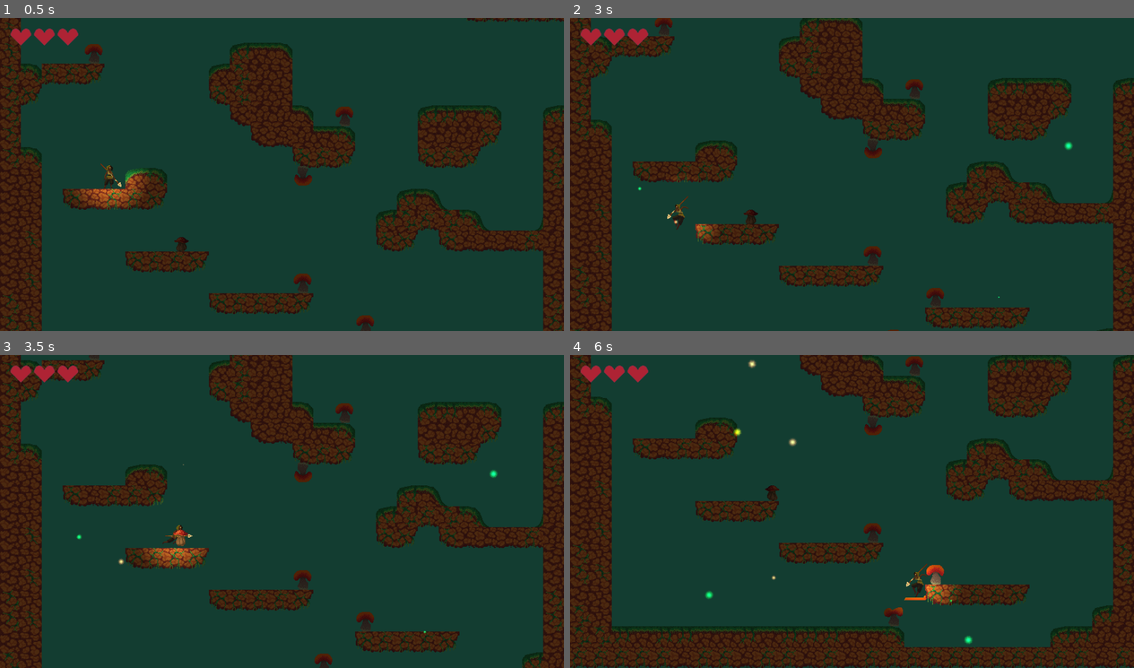
Above: before the commit, frames 1-4 (two rows, left to right).
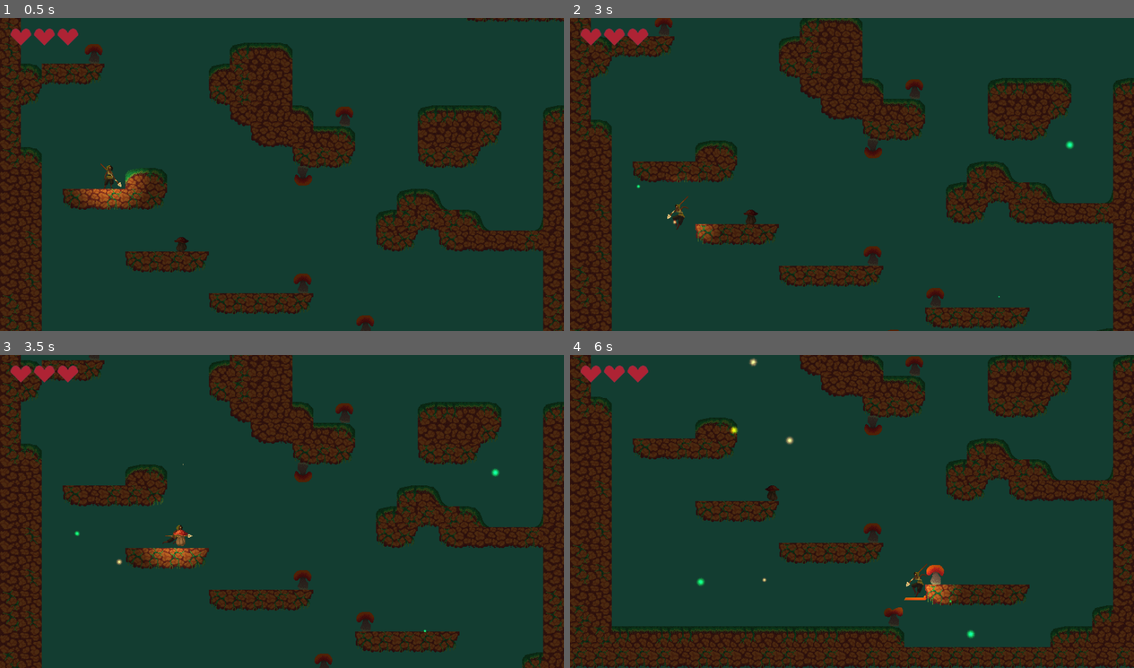
Above: after the commit, the same moments.

Repository: lemilonkh/GameOff23
Game: Godot game, scene res://scenes/main.tscn
Two runs of this game, one before a commit and one after it. Both use one fixed random seed, a clock stepped at 60 frames per second and the inputs below.
Inputs:
- Up to frame 1 (0.5 s): no input
- Up to frame 2 (3 s): hold K (attack) 0.53-1.28 s; hold Right (move_right) 0.53-2.03 s; tap Space (jump) at 0.77, 1.52 s; tap J (glide) at 1.35 s; hold Left (move_left) 2.03-2.78 s; hold Shift 2.03-2.78 s; hold Right (move_right) from 2.78 s (still down); tap K (attack) at 2.85 s
- Up to frame 3 (3.5 s): keep holding Right (move_right); tap Space (jump) at 3.02 s
- Up to frame 4 (6 s): hold J (glide) 3.53-4.28 s; tap Space (jump) at 3.77, 4.52 s; release Right (move_right) at 4.28 s; hold Left (move_left) 4.28-5.03 s; tap Shift at 4.35 s; hold Right (move_right) 5.03-5.78 s; hold K (attack) 5.03-5.78 s; hold Left (move_left) from 5.78 s (still down); tap J (glide) at 5.85 s

Frame 1 is identical in both runs. In frame 2, less than 0.1% of the frame differs, in the area x 11-90%, y 39-90%; in frame 3, less than 0.1%; in frame 4, 0.3%, in the area x 22-72%, y 0-93%.

Commit message:
Adjust visibility rect and add damping to fireflies

Diff:
--- a/scenes/game.tscn
+++ b/scenes/game.tscn
@@ -274,6 +274,8 @@
 radial_accel_max = 3.0
 tangential_accel_min = 0.5
 tangential_accel_max = 3.0
+damping_min = 0.1
+damping_max = 2.0
 scale_curve = SubResource("CurveTexture_7hjie")
 hue_variation_min = -0.68
 hue_variation_max = 0.24
@@ -335,3 +337,4 @@
 process_material = SubResource("ParticleProcessMaterial_cf1wv")
 texture = SubResource("GradientTexture2D_ow1jd")
 lifetime = 10.0
+visibility_rect = Rect2(-672, -504, 1344, 1008)
